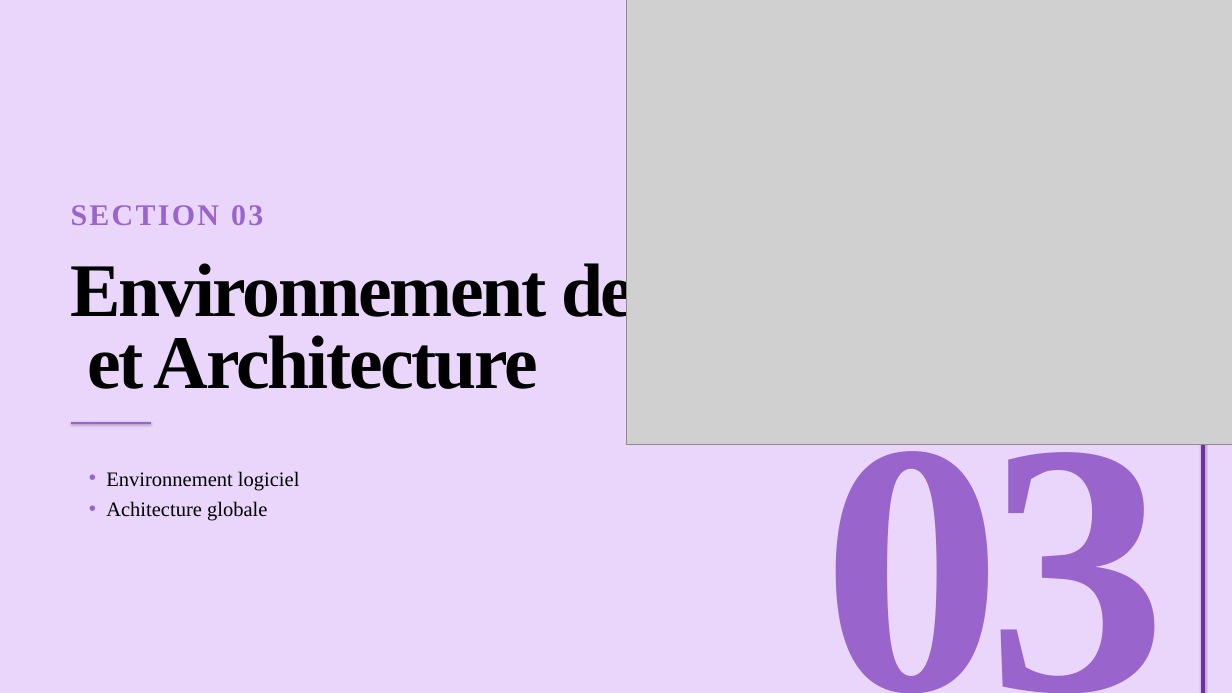
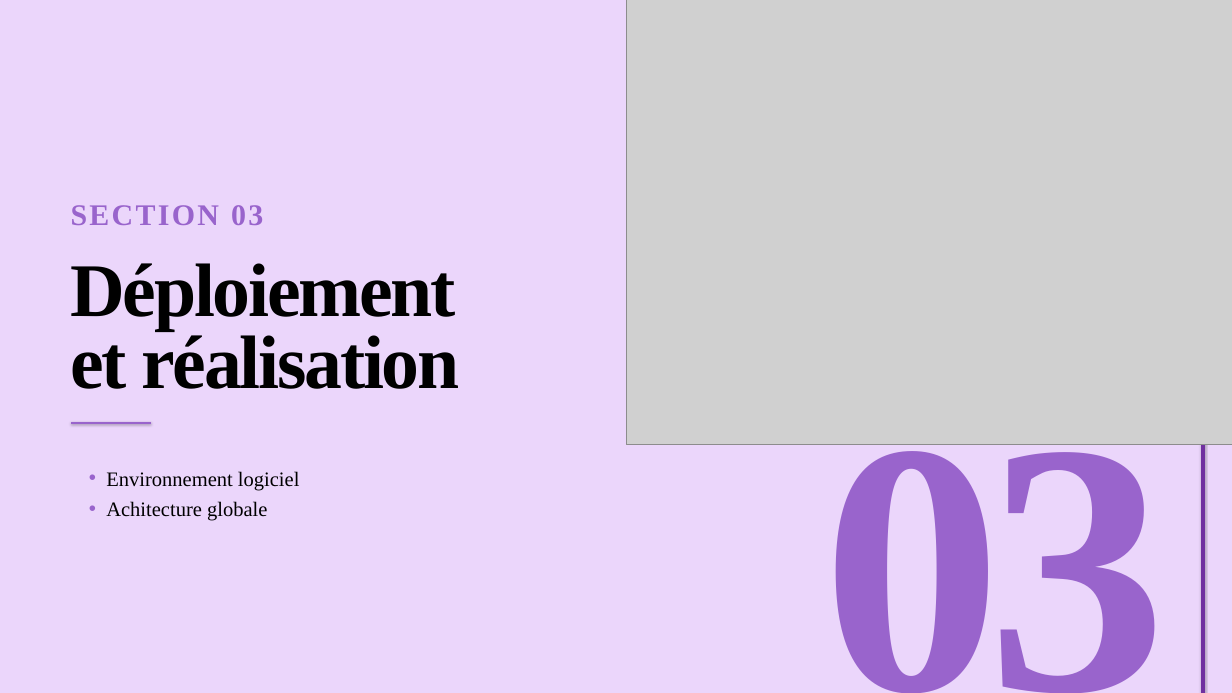
Before and after one commit to Azizos002/NG-IDPS, a slide deck: slide 27 of rapport/presentation-aziz-PFE.pptx (slide 11 before the commit). Drawn at 1232x693 pixels with LibreOffice and Linux fonts; fonts in the diff are those of the drawing; grey boxes stand for pictures. Boxes give left, top, right and bottom in pixels: in the first picture for what was removed or moved away, otherwise in the second. Text is boxed around its words. In the diff, an @@ line names an element or a change of style, - is before the commit and + after.

```diff
--- a/rapport/presentation-aziz-PFE.pptx
+++ b/rapport/presentation-aziz-PFE.pptx
@@ text at (x1=71, y1=263, x2=459, y2=389): text changed @@
-Environnement de travail
-et Architecture
+Déploiement
+et réalisation
```
Also in this commit, not shown: 12 other slides changed, 2 slides added, 7 slides removed, 4 other files.
